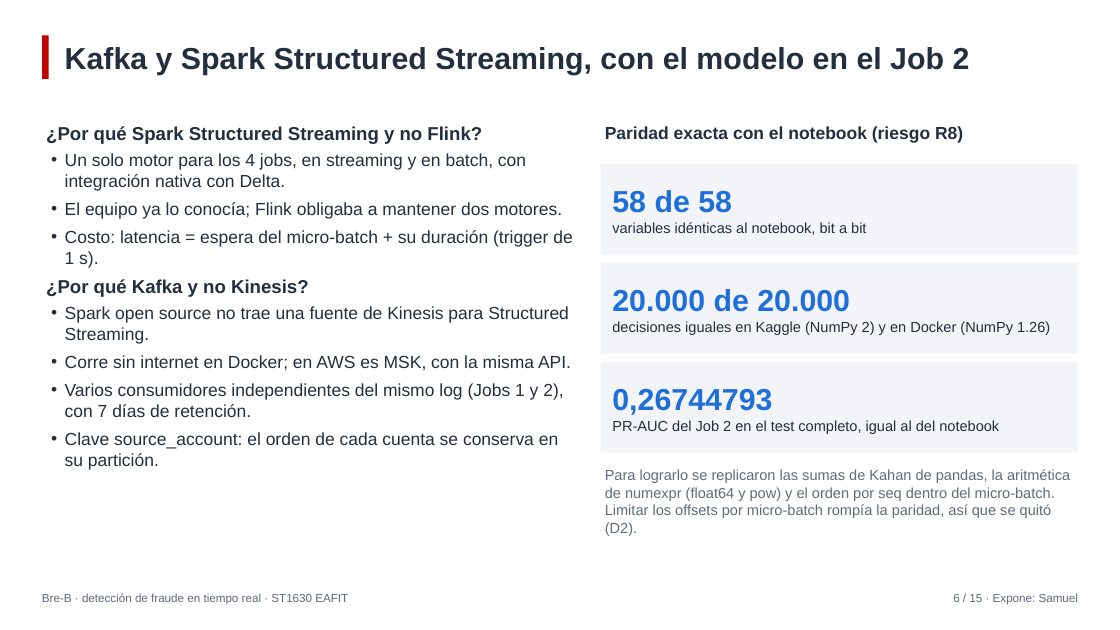
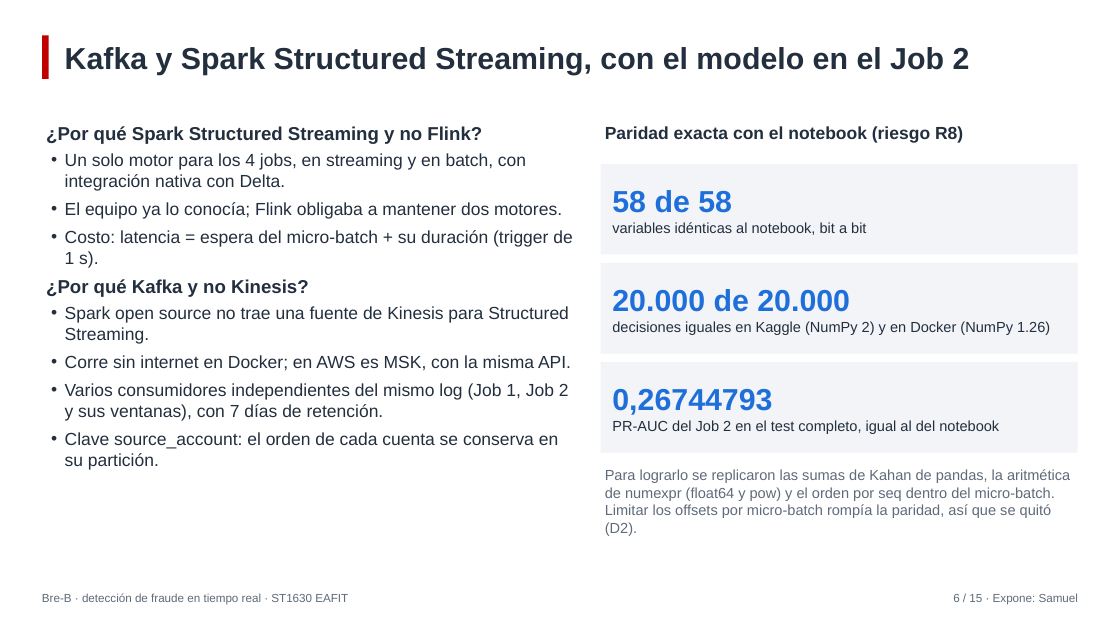
Before and after one commit to Sebaxdenc/breb-fraude, a slide deck: slide 6 of docs/presentacion/slides.pptx. Drawn at 1120x630 pixels with LibreOffice and Linux fonts; fonts in the diff are those of the drawing. Boxes give left, top, right and bottom in pixels: in the first picture for what was removed or moved away, otherwise in the second. Text is boxed around its words. In the diff, an @@ line names an element or a change of style, - is before the commit and + after.

```diff
--- a/docs/presentacion/slides.pptx
+++ b/docs/presentacion/slides.pptx
@@ text at <box>65,383,569,421</box>: text changed @@
-• Varios consumidores independientes del mismo log (Jobs 1 y 2), con 7 días de retención.
+• Varios consumidores independientes del mismo log (Job 1, Job 2 y sus ventanas), con 7 días de retención.
```
Also in this commit, not shown: 1 other slide changed, 9 other files.
